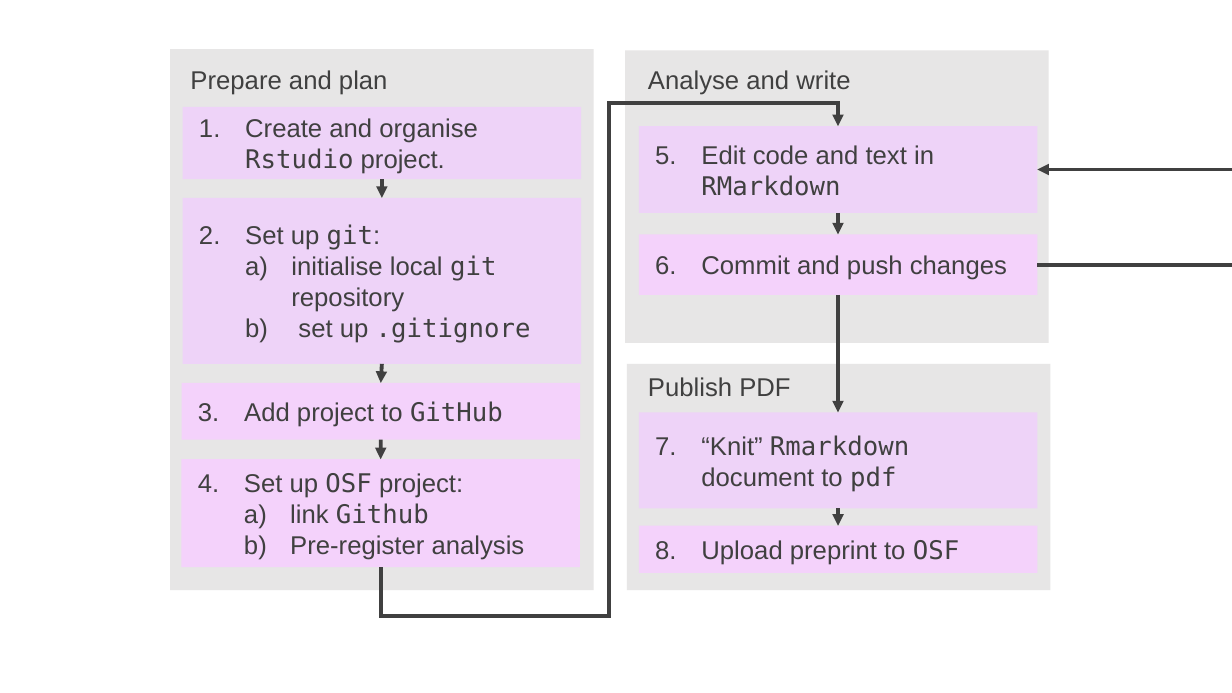
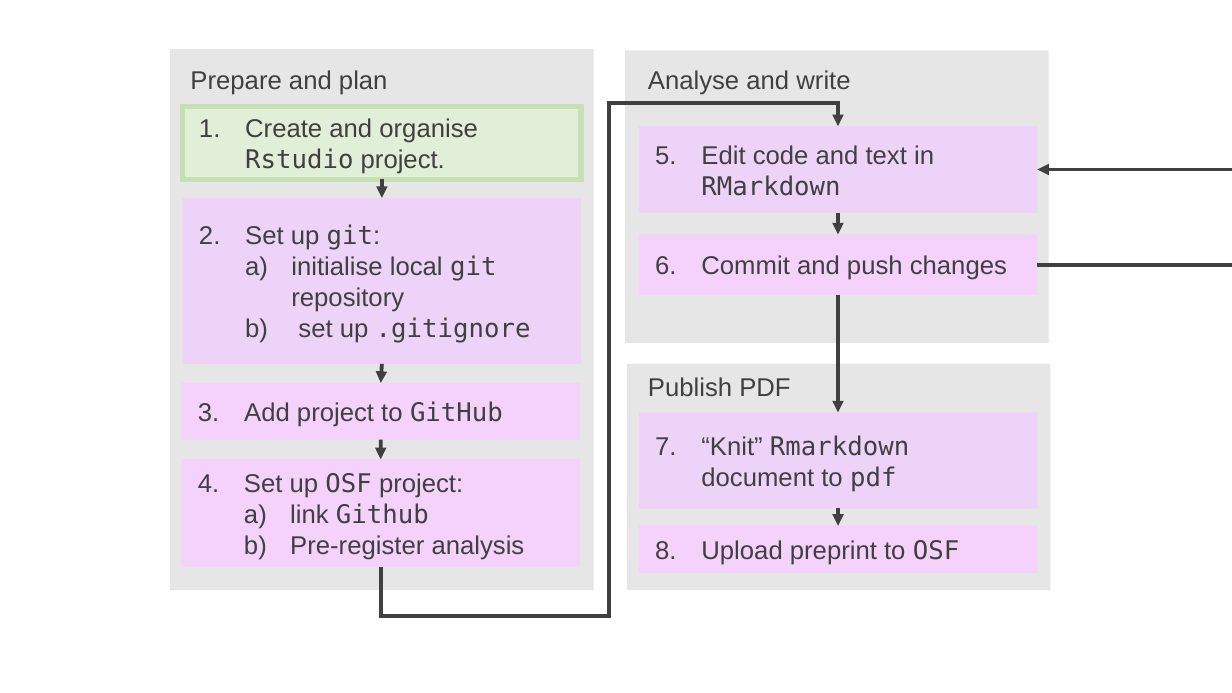
Before and after one commit to JGIBristol/robust-open-analysis-r, a slide deck: slide 1 of fig/workflow.pptx. Drawn at 1232x693 pixels with LibreOffice and Linux fonts; fonts in the diff are those of the drawing. Boxes give left, top, right and bottom in pixels: in the first picture for what was removed or moved away, otherwise in the second. Text is boxed around its words. In the diff, an @@ line names an element or a change of style, - is before the commit and + after.

```diff
--- a/fig/workflow.pptx
+++ b/fig/workflow.pptx
@@ rectangle "Create and organise Rstudio project." at [183,107,581,179]: fill #EED3F8 to #E1EED8; outline none to #C5E0B4 4 pt @@
```
Also in this commit, not shown: 6 other files.
